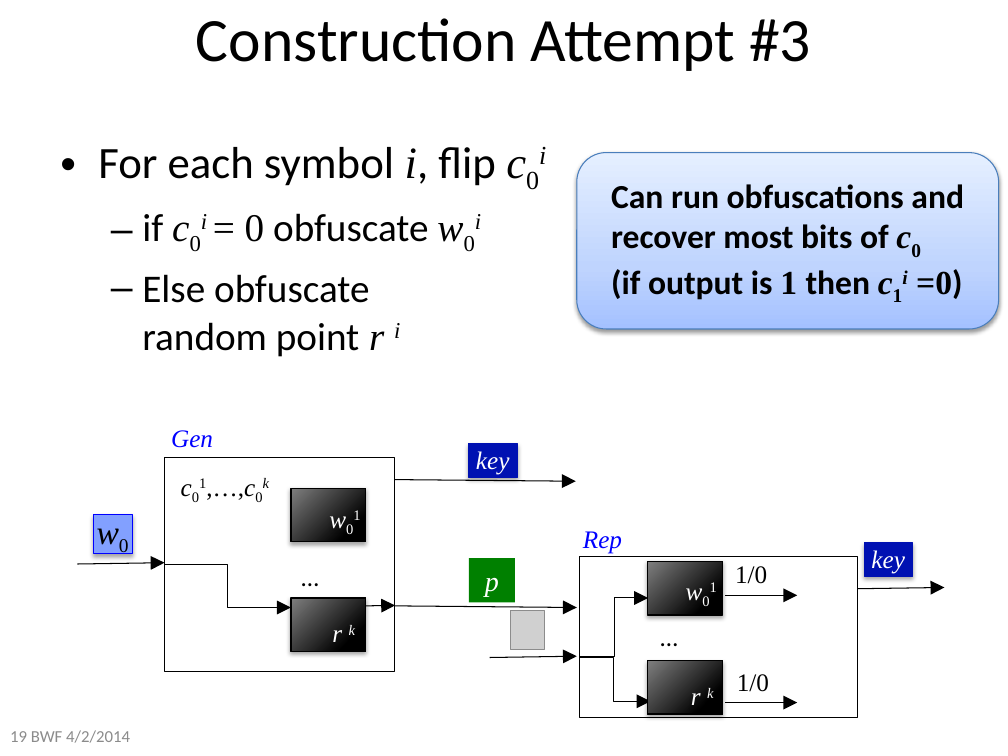
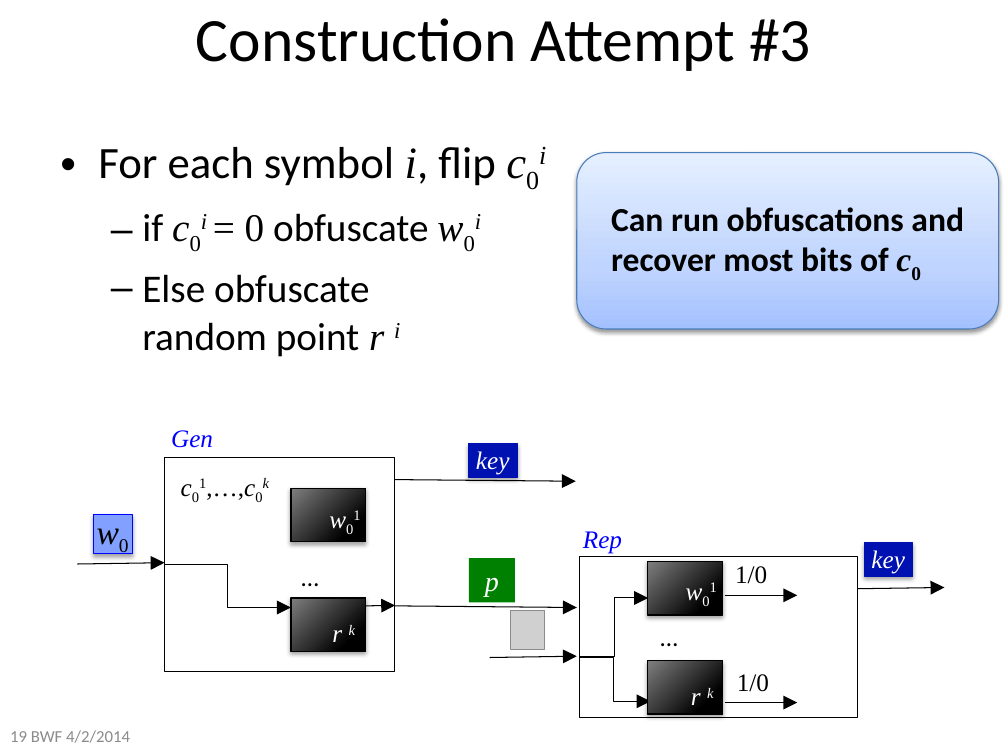
Before and after one commit to xianruimeng/comp-fuzzy-ext, a slide deck: slide 19 of constantRate/KeyDerivationWithNegativeUsable.pptx. Drawn at 1008x756 pixels with LibreOffice and Linux fonts; fonts in the diff are those of the drawing; grey boxes stand for pictures. Boxes give left, top, right and bottom in pixels: in the first picture for what was removed or moved away, otherwise in the second. Text is boxed around its words. In the diff, an @@ line names an element or a change of style, - is before the commit and + after.

```diff
--- a/constantRate/KeyDerivationWithNegativeUsable.pptx
+++ b/constantRate/KeyDerivationWithNegativeUsable.pptx
@@ text in rounded rectangle at (611, 269, 962, 300): paragraph removed @@
-(if output is 1 then c1i =0)
```
Also in this commit, not shown: 8 other slides changed, 1 slide added.
